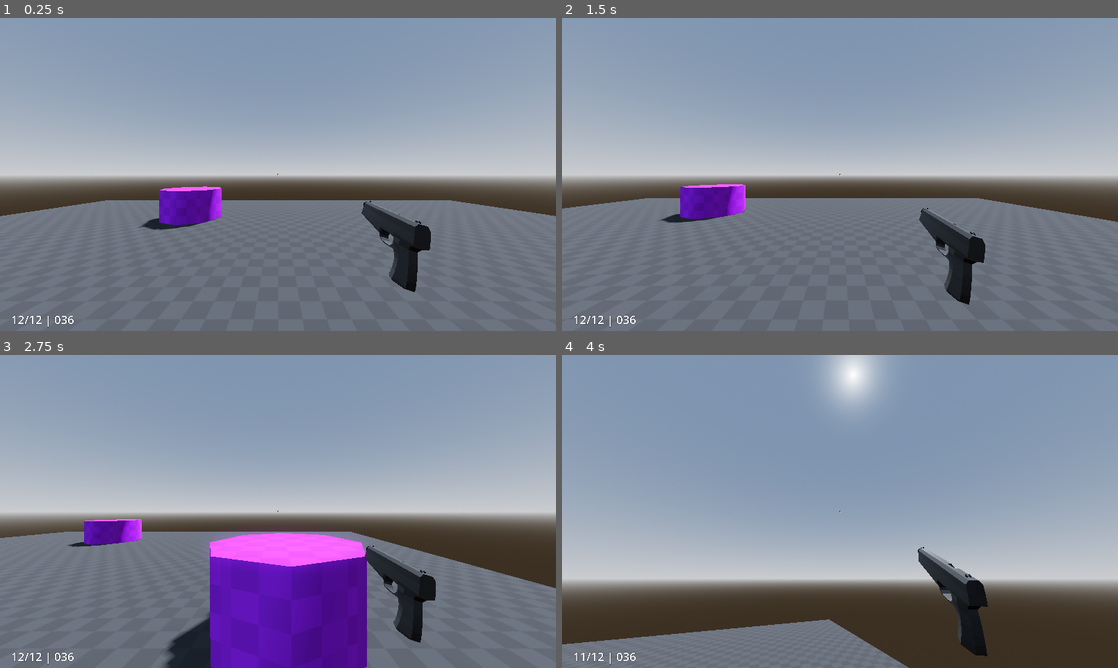
Above: before the commit, frames 1-4 (two rows, left to right).
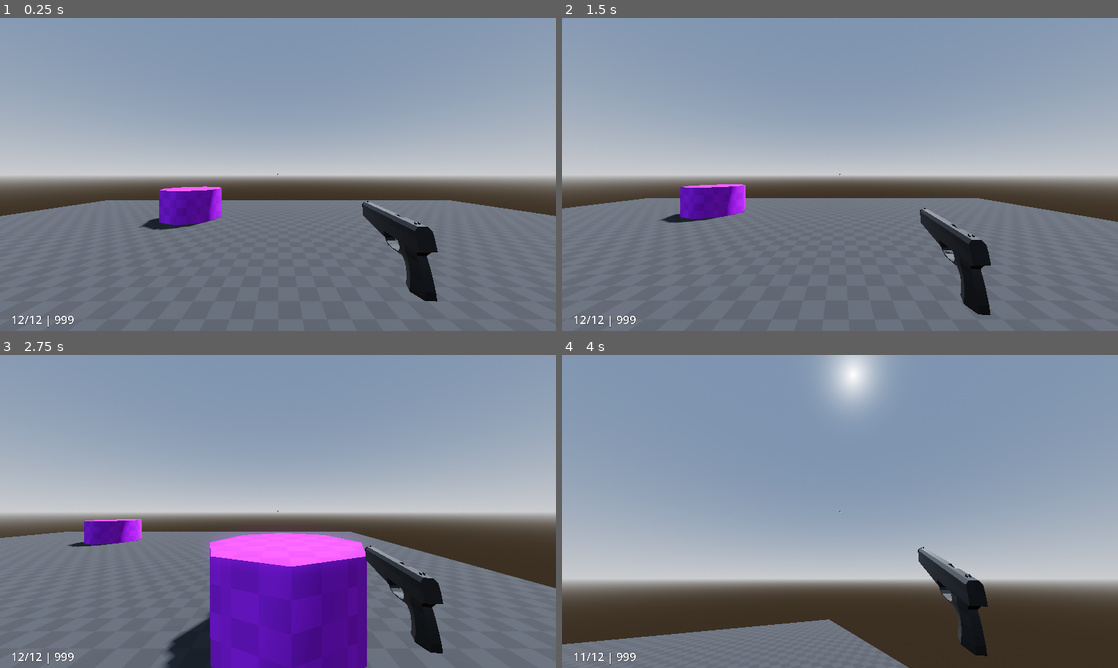
Above: after the commit, the same moments.

Repository: jsmiththree/AgoniumBingus
Game: Godot game, scene res://Scenes/game_manager.tscn
The game is run twice, just before and just after one commit, with the same random seed, the same clock (stepped at 60 frames per second) and the same inputs.
Inputs (mouse positions are in pixels of both pictures, inside the frame that each line leads up to):
- Up to frame 1 (0.25 s): no input
- Up to frame 2 (1.5 s): tap Enter at 0.5 s; move the mouse to (962, 158) at 0.52 s; hold D (input_move_right) 0.53-1.28 s; hold Ctrl (input_action_crouch) 0.53-1.28 s; tap Space (input_action_jump) at 0.77 s; move the mouse to (728, 190) at 1.27 s; hold S (input_move_backward) from 1.28 s (still down); tap E (input_action_interact) at 1.35 s
- Up to frame 3 (2.75 s): tap Space (input_action_jump) at 1.52 s; move the mouse to (333, 442) at 2.02 s; release S (input_move_backward) at 2.03 s; hold D (input_move_right) from 2.03 s (still down); hold Shift (input_action_sprint) from 2.03 s (still down)
- Up to frame 4 (4 s): move the mouse to (812, 574) at 2.77 s; release D (input_move_right) at 2.78 s; release Shift (input_action_sprint) at 2.78 s; hold W (input_move_forward) from 2.78 s (still down); click (812, 574) at 2.85 s; tap Space (input_action_jump) at 3.02, 3.77 s; move the mouse to (878, 514) at 3.52 s; hold Ctrl (input_action_crouch) from 3.53 s (still down)

The runs differ from the first frame. In frame 1, 1.1% of the frame differs, in the area x 9-79%, y 58-98%; in frame 2, 1.1%; in frame 3, 1.1%, in the area x 9-80%, y 60-98%; in frame 4, less than 0.1%.

Commit message:
added reset anim

Diff:
--- a/Scenes/Modules/weapon_module.gd
+++ b/Scenes/Modules/weapon_module.gd
@@ -8,7 +8,7 @@
 
 var magazine_size : int = 12
 var loaded_ammo : int = 12
-var total_ammo_pool : int = 36
+var total_ammo_pool : int = 999
 
 func _ready() -> void:
 	await owner.ready
--- a/Scenes/Modules/weapon_module.tscn
+++ b/Scenes/Modules/weapon_module.tscn
@@ -352,8 +352,77 @@
 "values": [Vector3(0.301122, 1.5708, 1.35753e-08), Vector3(0, 1.5708, 0), Vector3(0, 1.5708, 0)]
 }
 
+[sub_resource type="Animation" id="Animation_ibthh"]
+resource_name = "RELOAD"
+step = 0.033
+tracks/0/type = "position_3d"
+tracks/0/imported = true
+tracks/0/enabled = true
+tracks/0/path = NodePath("Handle_Barrel/Cylinder/Slide")
+tracks/0/interp = 1
+tracks/0/loop_wrap = true
+tracks/0/keys = PackedFloat32Array(0, 1, 2.76885e-07, 1.17207e-15, 0)
+tracks/1/type = "position_3d"
+tracks/1/imported = true
+tracks/1/enabled = true
+tracks/1/path = NodePath("Handle_Barrel")
+tracks/1/interp = 1
+tracks/1/loop_wrap = true
+tracks/1/keys = PackedFloat32Array(0, 1, 0, 0, 0)
+tracks/2/type = "rotation_3d"
+tracks/2/imported = true
+tracks/2/enabled = true
+tracks/2/path = NodePath("Handle_Barrel")
+tracks/2/interp = 1
+tracks/2/loop_wrap = true
+tracks/2/keys = PackedFloat32Array(0, 1, 0, 0, -0.707107, 0.707107)
+tracks/3/type = "position_3d"
+tracks/3/imported = true
+tracks/3/enabled = true
+tracks/3/path = NodePath("Handle_Barrel/Mag")
+tracks/3/interp = 1
+tracks/3/loop_wrap = true
+tracks/3/keys = PackedFloat32Array(0, 1, 2.71387, -0.931756, 0)
+tracks/4/type = "value"
+tracks/4/imported = false
+tracks/4/enabled = true
+tracks/4/path = NodePath(".:rotation")
+tracks/4/interp = 1
+tracks/4/loop_wrap = true
+tracks/4/keys = {
+"times": PackedFloat32Array(0),
+"transitions": PackedFloat32Array(1),
+"update": 0,
+"values": [Vector3(0, 1.5708, 0)]
+}
+tracks/5/type = "value"
+tracks/5/imported = false
+tracks/5/enabled = true
+tracks/5/path = NodePath(".:position")
+tracks/5/interp = 1
+tracks/5/loop_wrap = true
+tracks/5/keys = {
+"times": PackedFloat32Array(0),
+"transitions": PackedFloat32Array(1),
+"update": 0,
+"values": [Vector3(0, 0, 0)]
+}
+tracks/6/type = "value"
+tracks/6/imported = false
+tracks/6/enabled = true
+tracks/6/path = NodePath("Handle_Barrel:position")
+tracks/6/interp = 1
+tracks/6/loop_wrap = true
+tracks/6/keys = {
+"times": PackedFloat32Array(0),
+"transitions": PackedFloat32Array(1),
+"update": 0,
+"values": [Vector3(2.39125, 0.745324, 1.04525e-07)]
+}
+
 [sub_resource type="AnimationLibrary" id="AnimationLibrary_c183q"]
 _data = {
+&"RELOAD": SubResource("Animation_ibthh"),
 &"fire": SubResource("Animation_um1jx"),
 &"reload": SubResource("Animation_p8g78")
 }
@@ -365,10 +434,10 @@
 [node name="Handgun" type="Node3D" parent="."]
 
 [node name="AnimationPivot" type="Node3D" parent="Handgun"]
-transform = Transform3D(-1.80798e-07, 0.0148296, 0.0477502, 6.48224e-10, 0.0477502, -0.0148296, -0.05, -5.30042e-08, -1.72855e-07, 0, 0.0355231, -0.141998)
+transform = Transform3D(-1.81e-07, 0, 0.05, 0, 0.05, 0, -0.05, 0, -1.81e-07, 0, 0, 0)
 
 [node name="Handle_Barrel" type="MeshInstance3D" parent="Handgun/AnimationPivot"]
-transform = Transform3D(-8.19318e-09, 2.45177, 0, -0.187438, -1.0717e-07, 0, 0, 0, 0.187438, 0, 0, 0)
+transform = Transform3D(-8.19318e-09, 2.45177, 0, -0.187438, -1.0717e-07, 0, 0, 0, 0.187438, 2.39125, 0.745324, 1.04525e-07)
 mesh = SubResource("ArrayMesh_ibthh")
 skeleton = NodePath("")
 
@@ -383,7 +452,7 @@
 skeleton = NodePath("")
 
 [node name="Slide" type="MeshInstance3D" parent="Handgun/AnimationPivot/Handle_Barrel/Cylinder"]
-transform = Transform3D(-9.72444e-08, -3.46701, 0, 0.271915, -1.2399e-06, 0, 0, 0, 2.80785, 0, 0, 0)
+transform = Transform3D(-9.72444e-08, -3.46701, 0, 0.271915, -1.2399e-06, 0, 0, 0, 2.80785, 2.76885e-07, 1.17207e-15, 0)
 mesh = SubResource("ArrayMesh_pc27c")
 skeleton = NodePath("")
 
@@ -393,7 +462,7 @@
 skeleton = NodePath("")
 
 [node name="Mag" type="MeshInstance3D" parent="Handgun/AnimationPivot/Handle_Barrel"]
-transform = Transform3D(-1.45865e-07, -5.33509, 0, 0.407868, -1.90798e-06, 0, 0, 0, 5.33509, 2.71387, -0.931756, 1.07322e-08)
+transform = Transform3D(-1.45865e-07, -5.33509, 0, 0.407868, -1.90798e-06, 0, 0, 0, 5.33509, 2.71387, -0.931756, 0)
 mesh = SubResource("ArrayMesh_erci1")
 skeleton = NodePath("")
 
Not shown: 1 places in Scenes/Modules/weapon_module.tscn that only renumber resources
